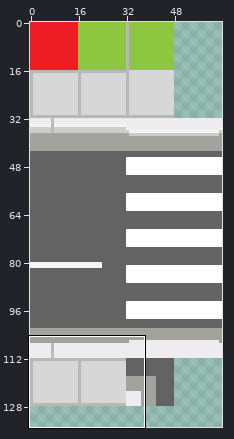
Sprite sheet, stored at sprites/spr_trottoir/layers/fc313a18-22ed-4a8c-8089-ab80a087d6c9/8eb8c66e-4d0e-4dcc-a0b2-b9c0c167a234.png. Above, an overview of the earlier version with the close-up marked.
Close-up. Earlier state:
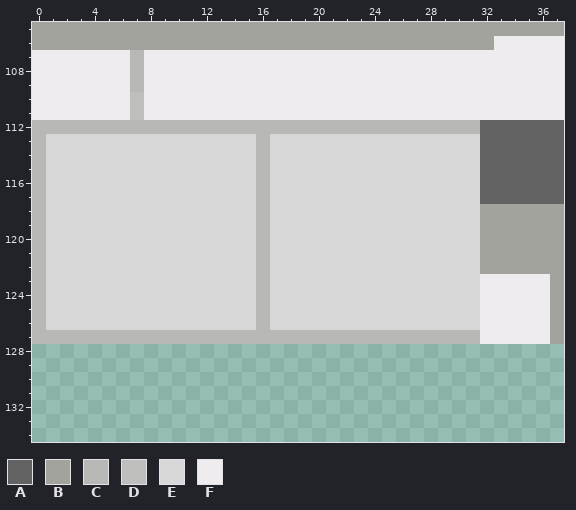
The file is 64x144 pixels. Colours within 5 levels of each other are drawn and written as one. Shown: x 0..37, y 105..134. The wide view leaves out empty margins.
Palette (. is transparent): A #636363  B #a1a39c  C #b8b8b6  D #bebebc  E #d7d7d7  F #efecf0
Pixels before, first column x 0:
105 BBBBBBBBBBBBBBBBBBBBBBBBBBBBBBBBBBBBBB
106 BBBBBBBBBBBBBBBBBBBBBBBBBBBBBBBBBFFFFF
107 FFFFFFFCFFFFFFFFFFFFFFFFFFFFFFFFFFFFFF
108 FFFFFFFCFFFFFFFFFFFFFFFFFFFFFFFFFFFFFF
109 FFFFFFFCFFFFFFFFFFFFFFFFFFFFFFFFFFFFFF
110 FFFFFFFDFFFFFFFFFFFFFFFFFFFFFFFFFFFFFF
111 FFFFFFFDFFFFFFFFFFFFFFFFFFFFFFFFFFFFFF
112 CCCCCCCCCCCCCCCCCCCCCCCCCCCCCCCCAAAAAA
113 CEEEEEEEEEEEEEEECEEEEEEEEEEEEEEEAAAAAA
114 CEEEEEEEEEEEEEEECEEEEEEEEEEEEEEEAAAAAA
115 CEEEEEEEEEEEEEEECEEEEEEEEEEEEEEEAAAAAA
116 CEEEEEEEEEEEEEEECEEEEEEEEEEEEEEEAAAAAA
117 CEEEEEEEEEEEEEEECEEEEEEEEEEEEEEEAAAAAA
118 CEEEEEEEEEEEEEEECEEEEEEEEEEEEEEEBBBBBB
119 CEEEEEEEEEEEEEEECEEEEEEEEEEEEEEEBBBBBB
120 CEEEEEEEEEEEEEEECEEEEEEEEEEEEEEEBBBBBB
121 CEEEEEEEEEEEEEEECEEEEEEEEEEEEEEEBBBBBB
122 CEEEEEEEEEEEEEEECEEEEEEEEEEEEEEEBBBBBB
123 CEEEEEEEEEEEEEEECEEEEEEEEEEEEEEEFFFFFB
124 CEEEEEEEEEEEEEEECEEEEEEEEEEEEEEEFFFFFB
125 CEEEEEEEEEEEEEEECEEEEEEEEEEEEEEEFFFFFB
126 CEEEEEEEEEEEEEEECEEEEEEEEEEEEEEEFFFFFB
127 CCCCCCCCCCCCCCCCCCCCCCCCCCCCCCCCFFFFFB
The result:
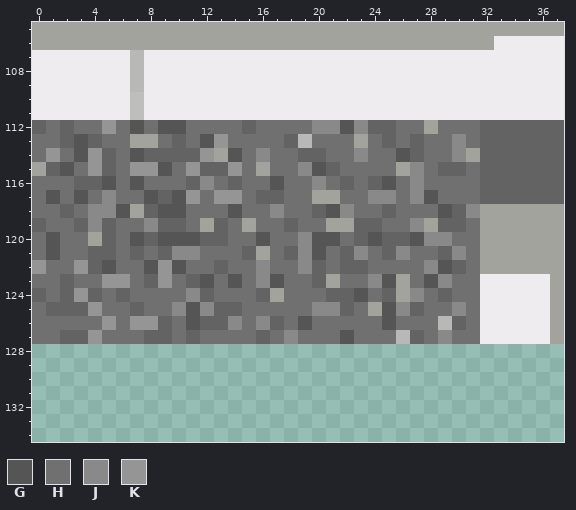
Colours new in this view: G #555555  H #707070  J #898989  K #959595
Difference:
Changed rows in their new state; - is an unchanged pixel.
first column x 0:
112 AHAHHKHGHGGHHHHAHHHHJJGJAAHHBHHH
113 HHAGAHHBBHAHGKHHHHACHHHBHAHAHHJH
114 HKHGKAHGAAAAKBGHJHHAAHHJHHGAHHJB
115 BAGHKAHKKGHKAAKHBHHJGAHHHHBJHAAH
116 HHHAAGHGHHHAJHAHHGHHJHAHAGHJHHHH
117 HGHGHJHHGAGKHKKHAAHHBBHHJJHJGHHH
118 HHAHJJGBAGGHHHGHHJHHAGJHHAHHHGAJ
119 AHHAJAHHJAAHBAHBHHAHHBBAAHHJBAAH
120 HGHHBAHGAGGGAAHHGHHJGGHAGAAGJJHH
121 HGHHAAHAHAJJHHHABHAJGHAJHAJHHAJH
122 KHHKAGHHGKGHHAHHJHHJAHAAHHHHJGAH
123 HHAHHKKHAKHAGHGHJGHHABHHJGBHGJHH
124 AHAKAHAHHHHJAHHHABHHHAAGHABJHAHH
125 HAAAKHHAHHJGJAAHHHHHJJAHBGJAHHJH
126 HHHHHKHKKAHGAAJHJAHGHHHHHGHHHCAH
127 HHAAKHHHAAHAHHHHAHJHHHGHHH-AHJHH
Where, in picture pixels (left, top, right, bottom), the same in both close-ups:
changed: (32, 120, 480, 344)
